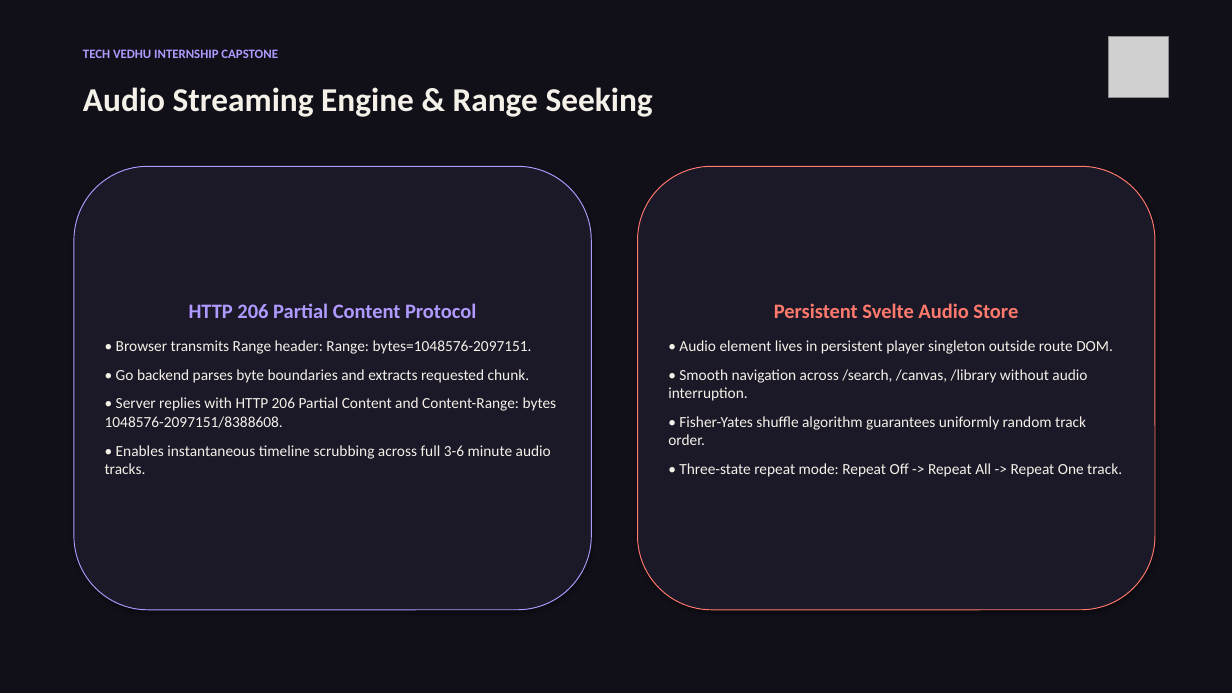
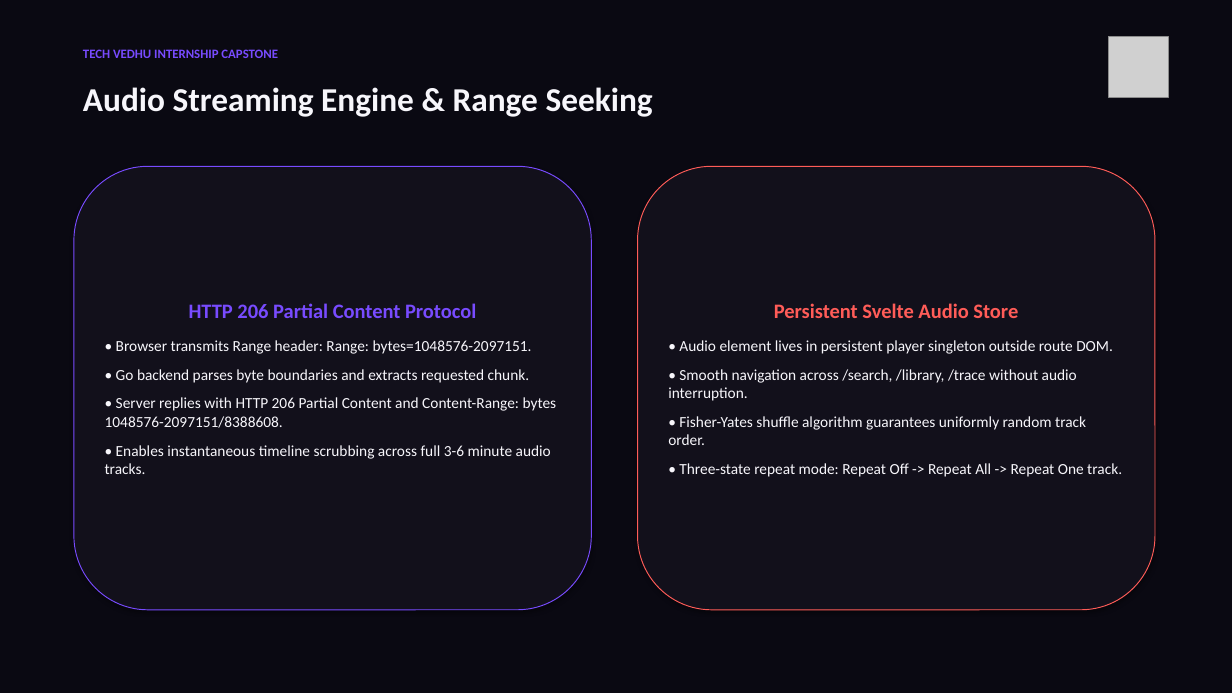
Before and after one commit to Dharsh606/DIVERGE, a slide deck: slide 8 of docs/presentation.pptx. Drawn at 1232x693 pixels with LibreOffice and Linux fonts; fonts in the diff are those of the drawing; grey boxes stand for pictures. Boxes give left, top, right and bottom in pixels: in the first picture for what was removed or moved away, otherwise in the second. Text is boxed around its words. In the diff, an @@ line names an element or a change of style, - is before the commit and + after.

```diff
--- a/docs/presentation.pptx
+++ b/docs/presentation.pptx
@@ rectangle at (x1=0, y1=0, x2=1232, y2=693): fill #111019 to #0A0912 @@
@@ text "TECH VEDHU INTERNSHIP CAPSTONE" at (x1=83, y1=49, x2=278, y2=58): text colour #B19AFF to #784BFF @@
@@ text "Audio Streaming Engine & Range ..." at (x1=83, y1=87, x2=653, y2=117): text colour #F5F0E8 to #F7F6FB @@
@@ rounded rectangle "HTTP 206 Partial Content Protocol" at (x1=74, y1=166, x2=592, y2=610): text colour #B19AFF to #784BFF in "HTTP 206 Partial Content Protocol"; text colour #F5F0E8 to #F7F6FB; fill #1B1827 to #12101B; outline #B19AFF 0.75 pt to #784BFF 0.75 pt @@
@@ rounded rectangle "Persistent Svelte Audio Store" at (x1=638, y1=166, x2=1155, y2=610): fill #1B1827 to #12101B; outline #FF796C 0.75 pt to #FF5C58 0.75 pt @@
@@ text in rounded rectangle at (x1=668, y1=303, x2=1122, y2=477): text colour #FF796C to #FF5C58 in "Persistent Svelte Audio Store"; text colour #F5F0E8 to #F7F6FB in "• Audio element lives in persistent player ...", "• Fisher-Yates shuffle algorithm guarantees uniformly random ...", "• Three-state repeat mode: Repeat Off -> ..." @@
@@ text in rounded rectangle at (x1=668, y1=369, x2=1077, y2=401): text changed; text colour #F5F0E8 to #F7F6FB @@
-• Smooth navigation across /search, /canvas, /library without audio interruption.
+• Smooth navigation across /search, /library, /trace without audio interruption.
```
Also in this commit, not shown: 11 other slides changed, 1 slide added, 6 other files.
